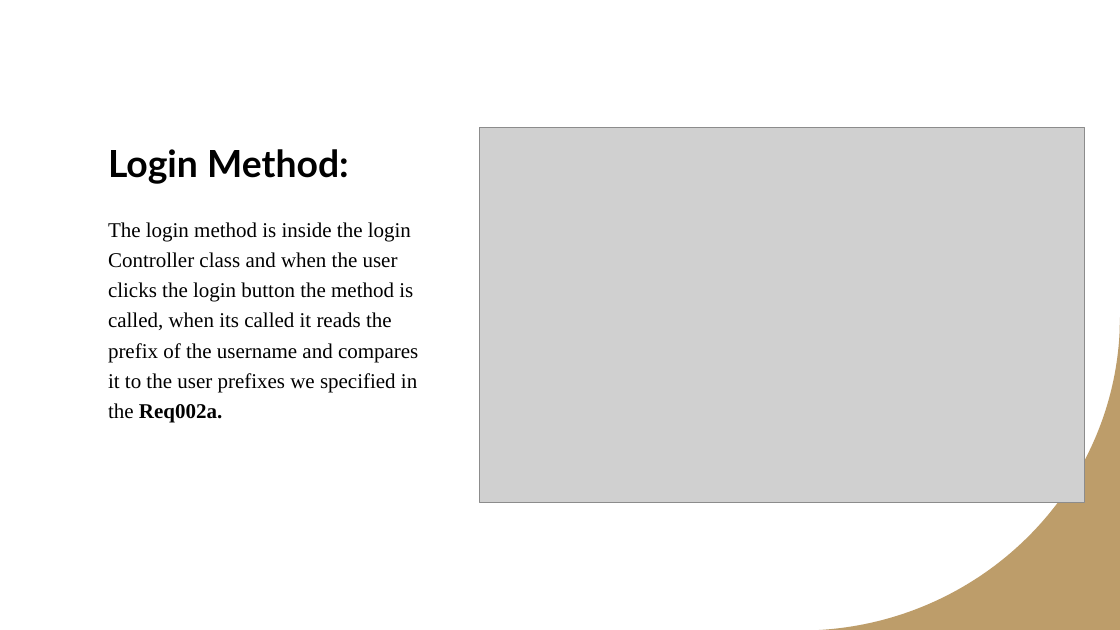
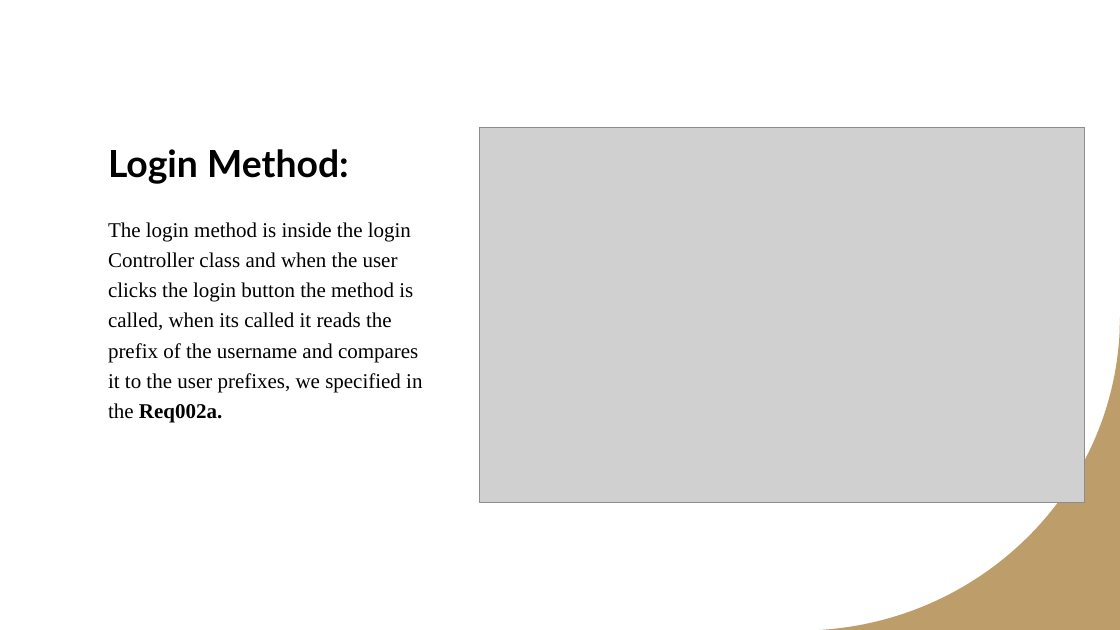
Before and after one commit to khalilAlsulaimani/Software-Engineering-2-Project, a slide deck: slide 16 of report presenatation.pptx. Drawn at 1120x630 pixels with LibreOffice and Linux fonts; fonts in the diff are those of the drawing; grey boxes stand for pictures. Boxes give left, top, right and bottom in pixels: in the first picture for what was removed or moved away, otherwise in the second. Text is boxed around its words. In the diff, an @@ line names an element or a change of style, - is before the commit and + after.

```diff
--- a/report presenatation.pptx
+++ b/report presenatation.pptx
@@ text at box(108, 222, 422, 423): text changed @@
-The login method is inside the login Controller class and when the user clicks the login button the method is called, when its called it reads the prefix of the username and compares it to the user prefixes we specified in the Req002a.
+The login method is inside the login Controller class and when the user clicks the login button the method is called, when its called it reads the prefix of the username and compares it to the user prefixes, we specified in the Req002a.
```
Also in this commit, not shown: 1 other slide changed.
